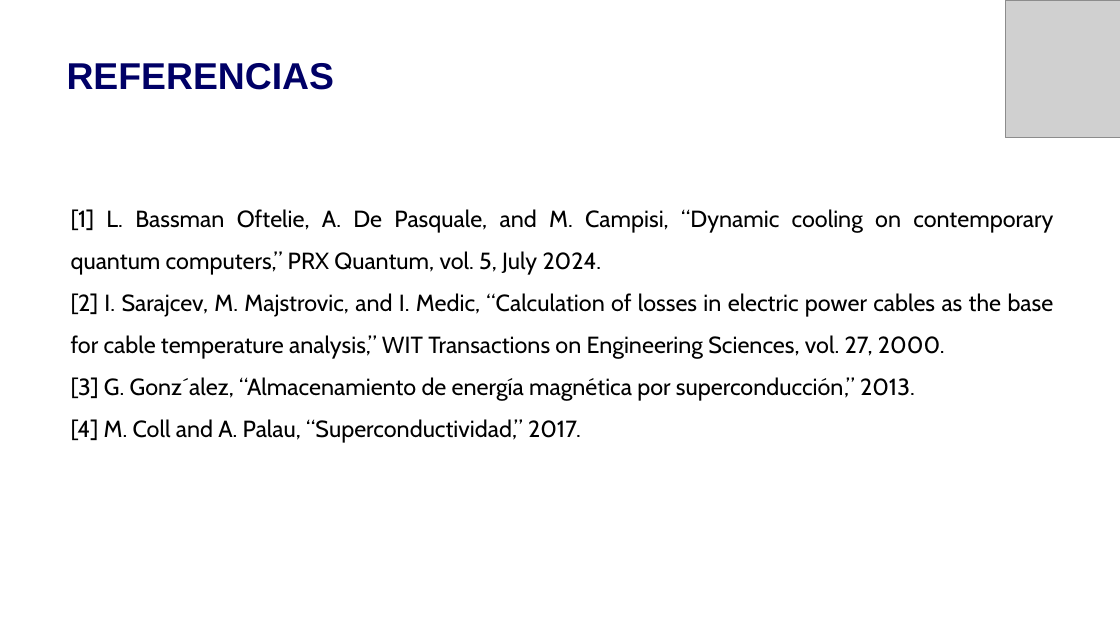
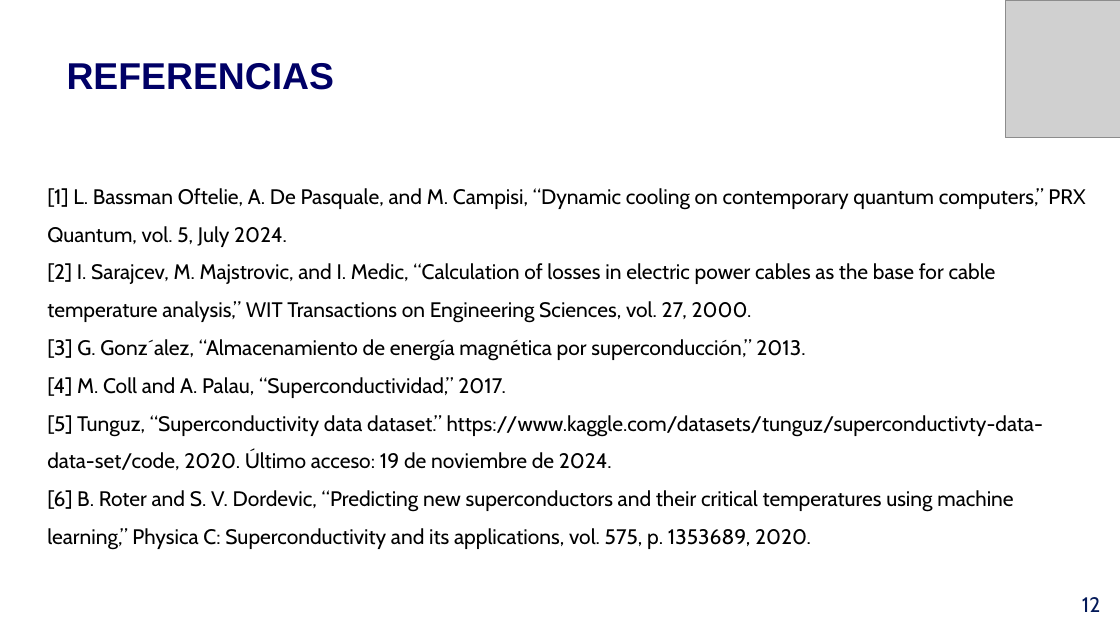
Before and after one commit to DavidGaeta/icd2024, a slide deck: slide 13 of Proyect/Presentación/SUPERCONDUCTORES.pptx (slide 16 before the commit). Drawn at 1120x630 pixels with LibreOffice and Linux fonts; fonts in the diff are those of the drawing; grey boxes stand for pictures; background and template pictures are left out. Boxes give left, top, right and bottom in pixels: in the first picture for what was removed or moved away, otherwise in the second. Text is boxed around its words. In the diff, an @@ line names an element or a change of style, - is before the commit and + after.

```diff
--- a/Proyect/Presentación/SUPERCONDUCTORES.pptx
+++ b/Proyect/Presentación/SUPERCONDUCTORES.pptx
@@ text "[1] L. Bassman Oftelie, A. ...": place and size @@
-text "[1] L. Bassman Oftelie, A. ..." at box(71, 209, 1054, 443)
+text "[1] L. Bassman Oftelie, A. ..." at box(47, 188, 1085, 550)
@@ text at box(47, 188, 1085, 398): size 20 to 18 pt in "[1] L. Bassman Oftelie, A. De Pasquale, ...", "[2] I. Sarajcev, M. Majstrovic, and I. ...", "[3] G. Gonz´alez, “Almacenamiento de energía magnética ...", "[4] M. Coll and A. Palau, “Superconductividad,” ..."; alignment justified to left @@
@@ text at box(47, 415, 1043, 550): paragraphs added @@
+[5] Tunguz, “Superconductivity data dataset.” https://www.kaggle.com/datasets/tunguz/superconductivty-data-data-set/code, 2020. Último acceso: 19 de noviembre de 2024.
+[6] B. Roter and S. V. Dordevic, “Predicting new superconductors and their critical temperatures using machine learning,” Physica C: Superconductivity and its applications, vol. 575, p. 1353689, 2020.
@@ text added at box(1082, 597, 1100, 612), 18 pt, text #041A59 @@
+12
```
Also in this commit, not shown: 7 other slides changed, 4 slides added, 7 slides removed.
